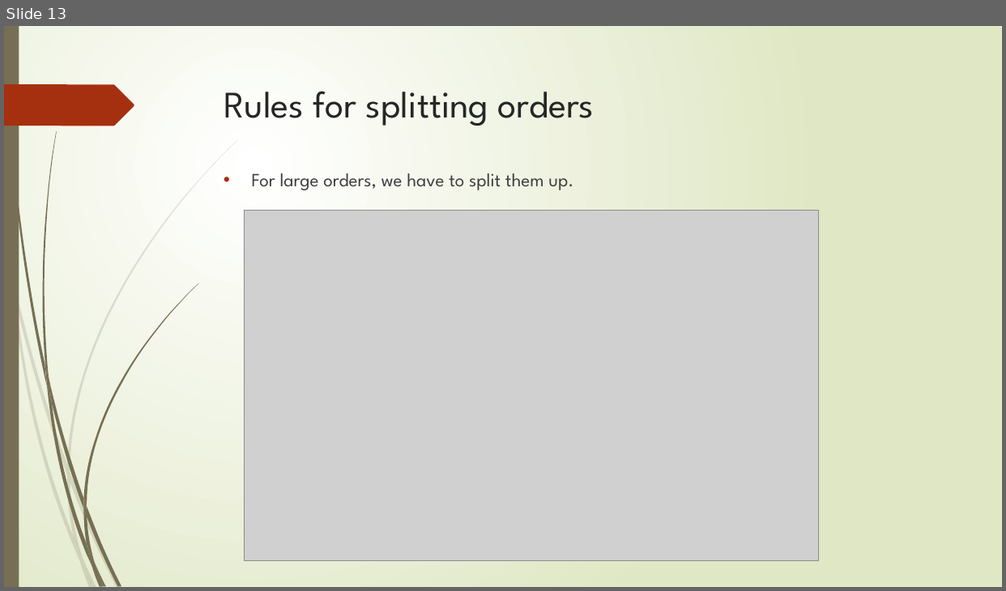
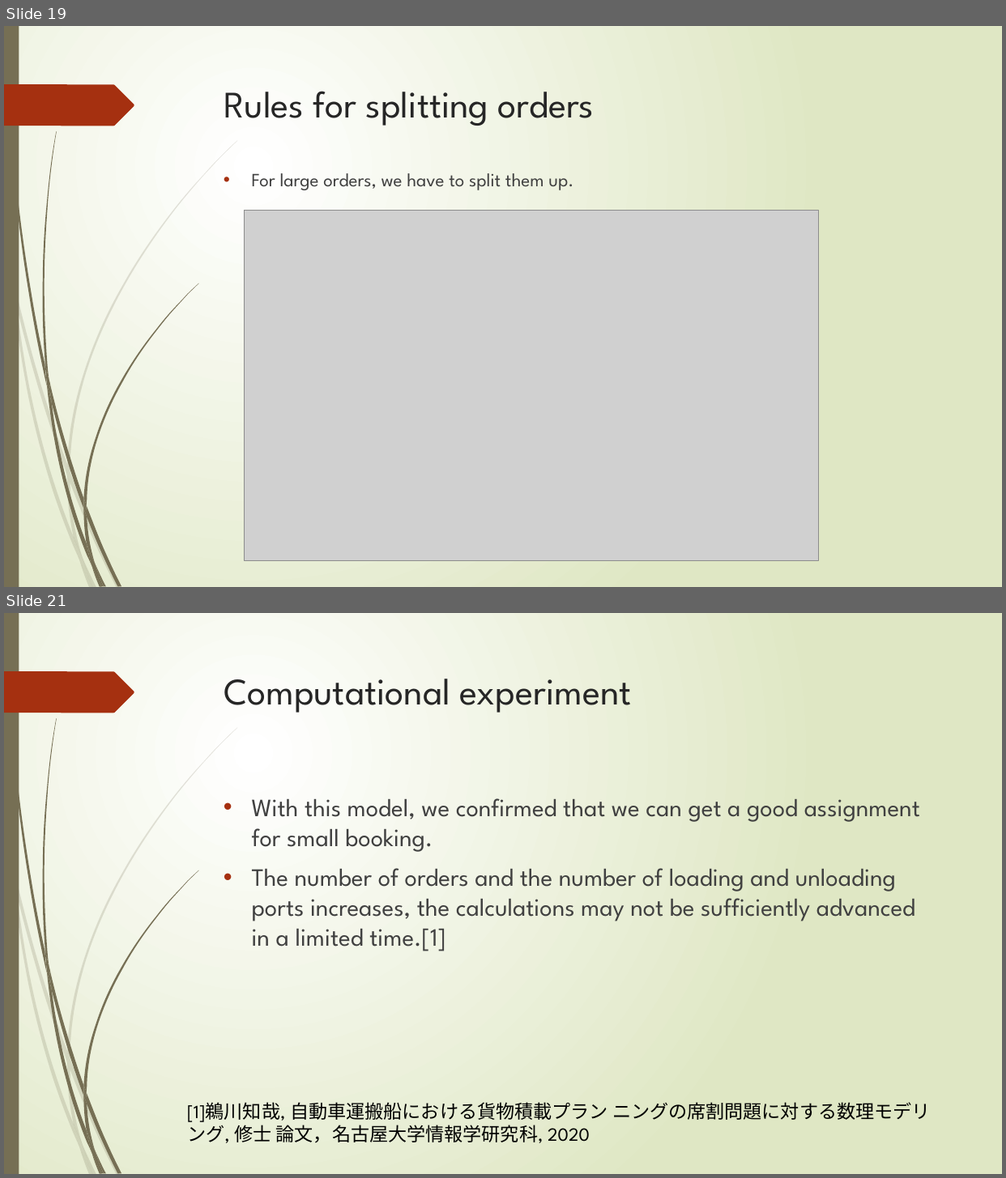
Before and after one commit to r-kurosu/kline_new, a slide deck: 中間報告.pptx. Shown one above the other, each under a label of ours: slide 13 before the commit, slides 19 and 21 after it; the slides between them are not shown. The pictures are 1006x591 and 1006x1178 pixels, drawn with LibreOffice and Linux fonts; fonts in the diff are those of the drawing; grey boxes stand for pictures. Boxes give left, top, right and bottom in pixels: in the first picture for what was removed or moved away, otherwise in the second. Text is boxed around its words. In the diff, an @@ line names an element or a change of style, - is before the commit and + after.

```diff
--- a/中間報告.pptx
+++ b/中間報告.pptx
@@ slide 21 added at (x1=4, y1=613, x2=1002, y2=1174), background gradient #FFFFFF to #DFE8C4; not listed: 24 template elements that a slide beside it also shows @@
@@ title added at (x1=224, y1=679, x2=632, y2=713), 36 pt, text #262626 @@
+Computational experiment
@@ text added at (x1=252, y1=798, x2=920, y2=952), 24 pt, text #404040 @@
+• With this model, we confirmed that we can get a good assignment for small booking.
+• The number of orders and the number of loading and unloading ports increases, the calculations may not be sufficiently advanced in a limited time.[1]
@@ text added at (x1=187, y1=1102, x2=931, y2=1144), 18 pt, text #000000 @@
+[1]鵜川知哉, 自動車運搬船における貨物積載プラン ニングの席割問題に対する数理モデリング, 修士 論文，名古屋大学情報学研究科, 2020
@@ what was slide 13 is now slide 19 @@
```
Also in this commit, not shown: 4 slides changed, 12 other slides added.
